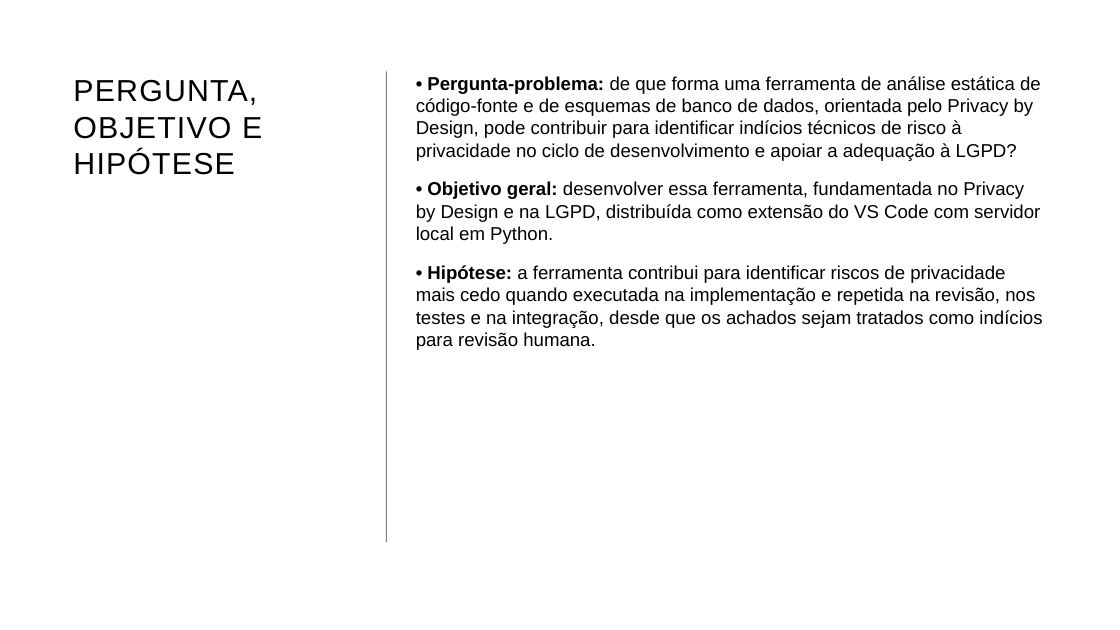
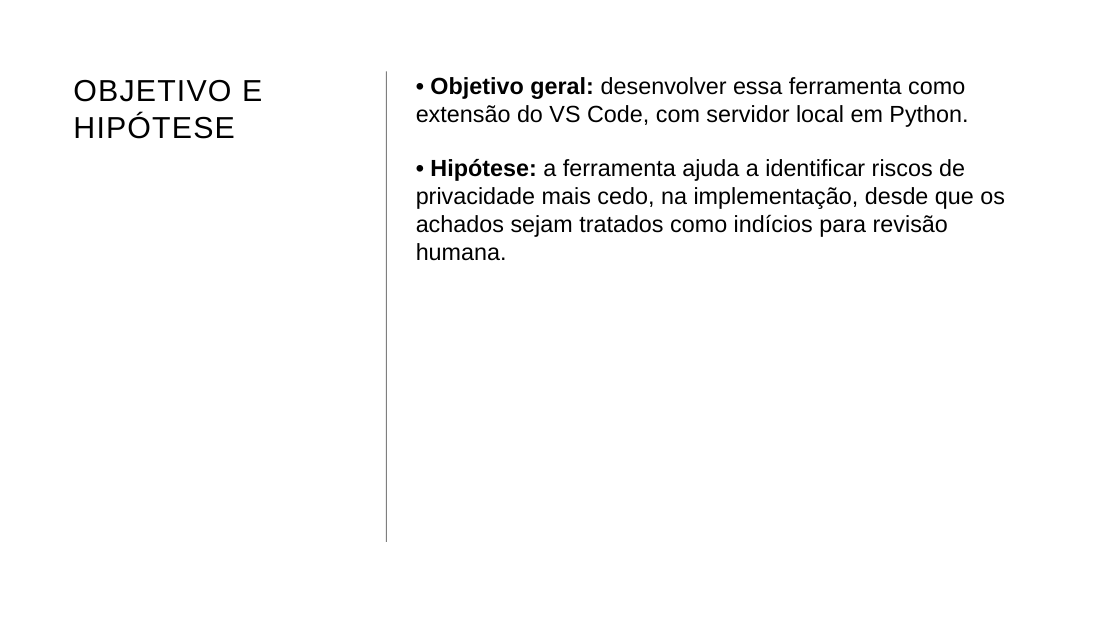
Before and after one commit to ViniciusDean/TCC-privacy-by-design, a slide deck: slide 5 of output/presentation/TCC_Privacy_by_Design_Banca.pptx (slide 4 before the commit). Drawn at 1120x630 pixels with LibreOffice and Linux fonts; fonts in the diff are those of the drawing. Boxes give left, top, right and bottom in pixels: in the first picture for what was removed or moved away, otherwise in the second. Text is boxed around its words. In the diff, an @@ line names an element or a change of style, - is before the commit and + after.

Commit message:
Divide o slide de pergunta, objetivo e hipótese e atualiza roteiro e colinha

```diff
--- a/output/presentation/TCC_Privacy_by_Design_Banca.pptx
+++ b/output/presentation/TCC_Privacy_by_Design_Banca.pptx
@@ text at [73,79,262,139]: text changed @@
-PERGUNTA, OBJETIVO E HIPÓTESE
+OBJETIVO E HIPÓTESE
@@ text at [416,77,1005,261]: text changed; size 16 to 20 pt @@
-• Pergunta-problema: de que forma uma ferramenta de análise estática de código-fonte e de esquemas de banco de dados, orientada pelo Privacy by Design, pode contribuir para identificar indícios técnicos de risco à privacidade no ciclo de desenvolvimento e apoiar a adequação à LGPD?
-• Objetivo geral: desenvolver essa ferramenta, fundamentada no Privacy by Design e na LGPD, distribuída como extensão do VS Code com servidor local em Python.
-• Hipótese: a ferramenta contribui para identificar riscos de privacidade mais cedo quando executada na implementação e repetida na revisão, nos testes e na integração, desde que os achados sejam tratados como indícios para revisão humana.
+• Objetivo geral: desenvolver essa ferramenta como extensão do VS Code, com servidor local em Python.
+• Hipótese: a ferramenta ajuda a identificar riscos de privacidade mais cedo, na implementação, desde que os achados sejam tratados como indícios para revisão humana.
```
Also in this commit, not shown: 2 other slides changed, 1 slide added, 5 other files.
